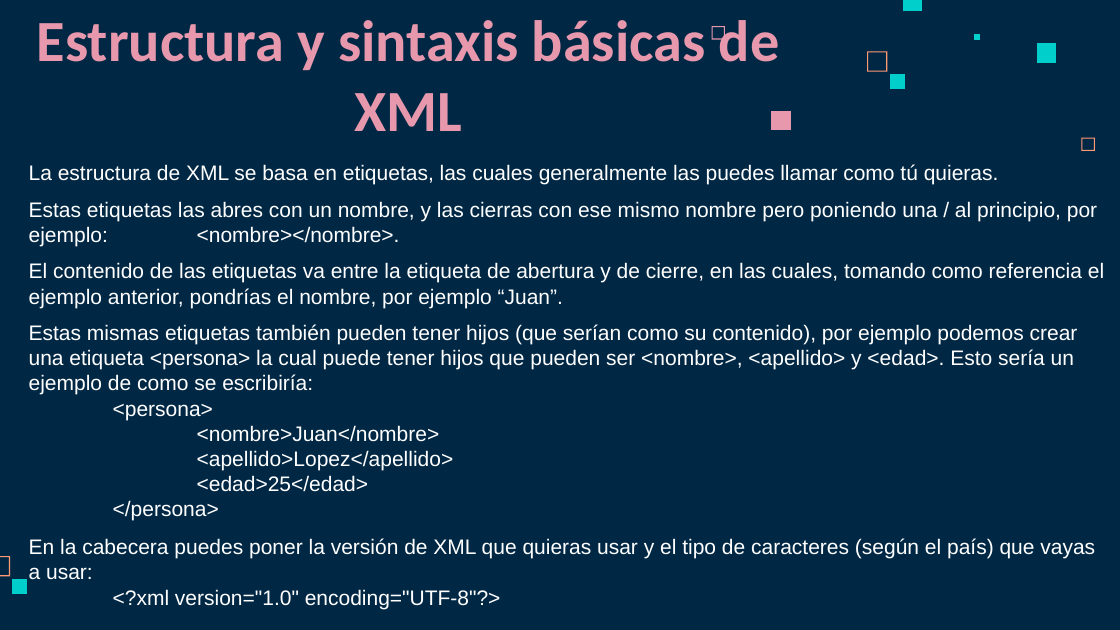
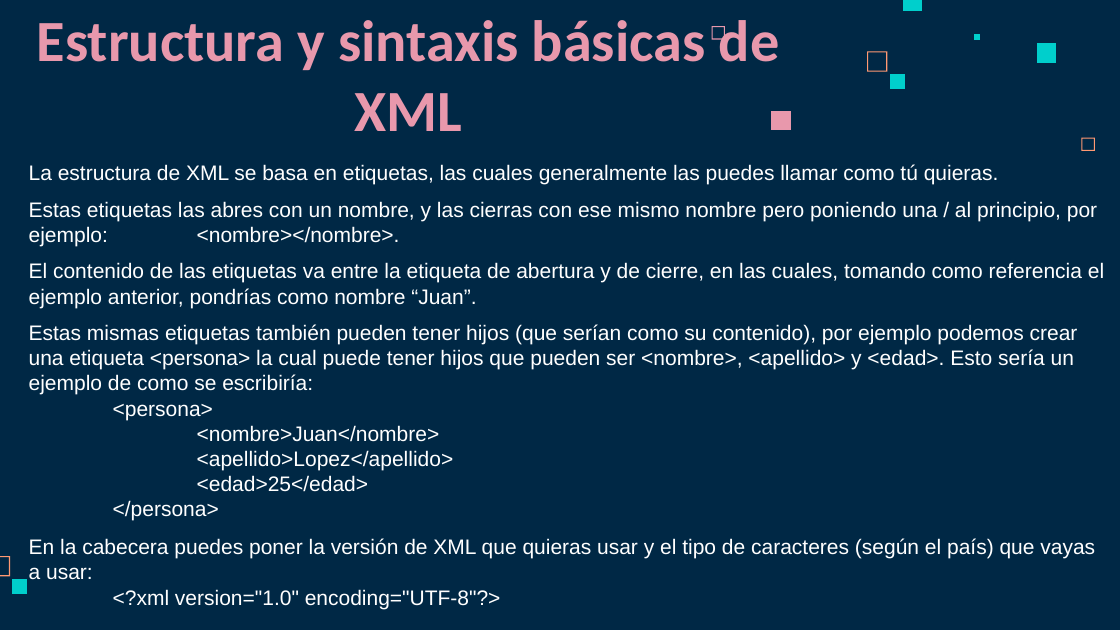
Before and after one commit to dvidCR/Lenguaje-de-Marcas, a slide deck: slide 7 of Tercer_Trimestre/Ejercicios/XML/XML.pptx. Drawn at 1120x630 pixels with LibreOffice and Linux fonts; fonts in the diff are those of the drawing. Boxes give left, top, right and bottom in pixels: in the first picture for what was removed or moved away, otherwise in the second. Text is boxed around its words. In the diff, an @@ line names an element or a change of style, - is before the commit and + after.

```diff
--- a/Tercer_Trimestre/Ejercicios/XML/XML.pptx
+++ b/Tercer_Trimestre/Ejercicios/XML/XML.pptx
@@ text at box(29, 262, 1104, 308): text changed @@
-El contenido de las etiquetas va entre la etiqueta de abertura y de cierre, en las cuales, tomando como referencia el ejemplo anterior, pondrías el nombre, por ejemplo “Juan”.
+El contenido de las etiquetas va entre la etiqueta de abertura y de cierre, en las cuales, tomando como referencia el ejemplo anterior, pondrías como nombre “Juan”.
```
Also in this commit, not shown: 3 other slides changed.
